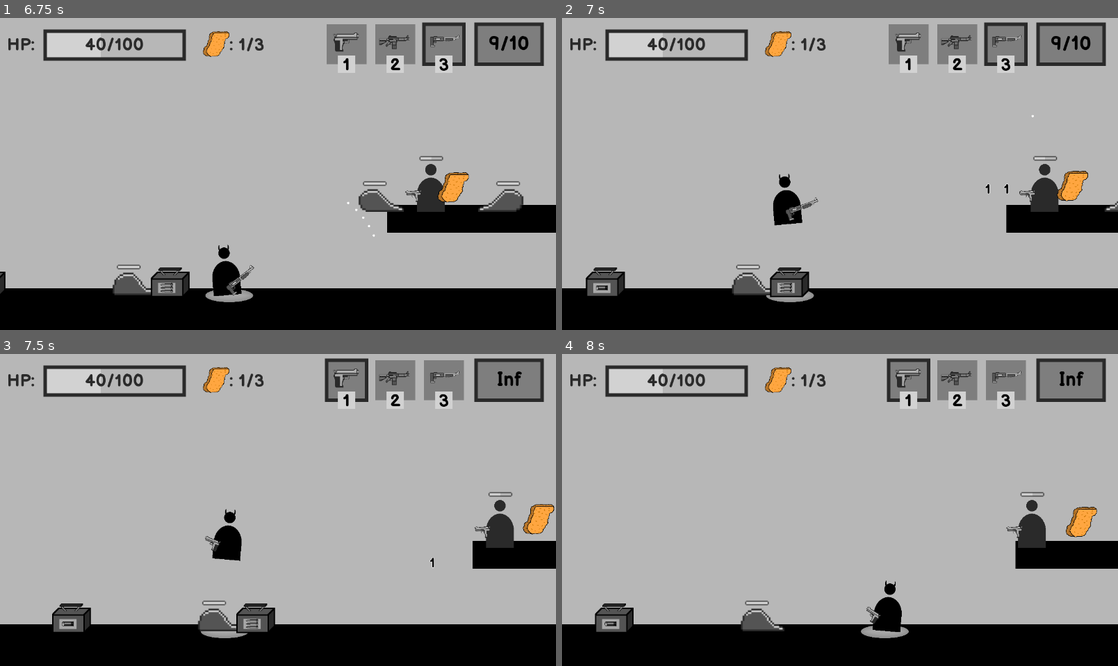
Above: before the commit, frames 1-4 (two rows, left to right).
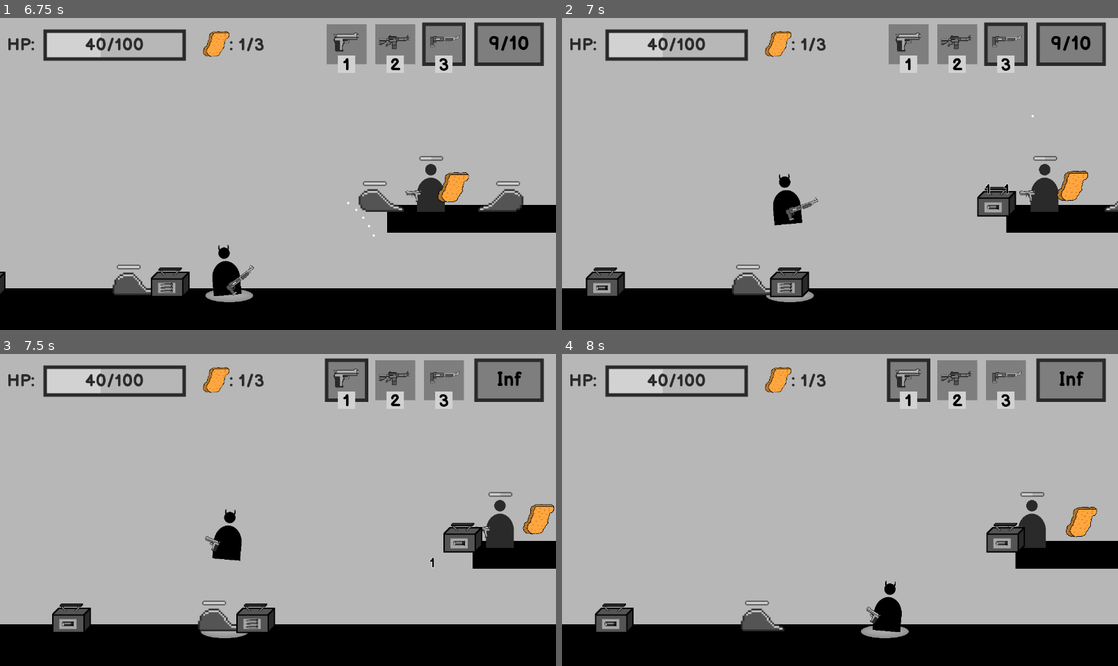
Above: after the commit, the same moments.

Repository: BesterCoder/nuggie-collector
Game: Godot game, scene res://levels/level_001.tscn
Same seed, same stepped clock (60 frames per second), same inputs: the game is played once before the commit and once after it.
Inputs (mouse positions are in pixels of both pictures, inside the frame that each line leads up to):
- Up to frame 1 (6.75 s): move the mouse to (400, 158) at 0.52 s; press the mouse at (400, 158) at 0.53 s; hold D (move_right) 0.53-2.03 s; tap W (jump) at 0.77, 1.52, 3.02, 3.77, 4.52, 6.02 s; move the mouse to (166, 189) at 1.27 s; release the mouse at (166, 189) at 1.28 s; tap 1 (select_pistol) at 1.35, 4.35 s; move the mouse to (333, 105) at 2.02 s; hold A (move_left) 2.03-2.78 s; tap 2 (select_rifle) at 2.1, 5.1 s; move the mouse to (250, 236) at 2.77 s; hold D (move_right) 2.78-4.28 s; tap 3 (select_shotgun) at 2.85, 5.85 s; move the mouse to (444, 220) at 3.52 s; press the mouse at (444, 220) at 3.53 s; move the mouse to (111, 127) at 4.27 s; release the mouse at (111, 127) at 4.28 s; hold A (move_left) 4.28-5.03 s; move the mouse to (305, 174) at 5.02 s; hold D (move_right) 5.03-5.78 s; move the mouse to (194, 96) at 5.77 s; hold A (move_left) from 5.78 s (still down); move the mouse to (400, 158) at 6.52 s; press the mouse at (400, 158) at 6.53 s
- Up to frame 2 (7 s): keep holding A (move_left); tap W (jump) at 6.77 s
- Up to frame 3 (7.5 s): move the mouse to (166, 525) at 7.27 s; release A (move_left) at 7.28 s; release the mouse at (166, 525) at 7.28 s; hold D (move_right) from 7.28 s (still down); tap 1 (select_pistol) at 7.35 s
- Up to frame 4 (8 s): keep holding D (move_right); tap W (jump) at 7.52 s

Frame 1 is identical in both runs. In frame 2, 0.5% of the frame differs, in the area x 74-82%, y 54-64%; in frame 3, 0.5%, in the area x 79-87%, y 54-64%; in frame 4, 0.5%.

Commit message:
Enemies now have an option to drop items
Items are, health, rifle ammo and shotgun ammo

Diff:
--- a/characters/enemies/EnemyBase.gd
+++ b/characters/enemies/EnemyBase.gd
@@ -3,6 +3,7 @@
 class_name EnemyBase
 
 enum {DIR_LEFT = -1, DIR_RIGHT = 1, DIR_NONE = 0}
+enum {DROP_NONE = 0, DROP_HEALTH = 1, DROP_RIFLE_AMMO = 2, DROP_SHOTGUN_AMMO = 3}
 
 var speed = 50
 var current_hp = -1
@@ -10,6 +11,7 @@
 var number_dir = -1
 var moved_amount: float = 0
 var explode_bullet = null
+var drop_item = null
 
 # export makes the variable modifiable in the scene editor
 export var direction = DIR_LEFT
@@ -19,6 +21,7 @@
 export var moving: bool = true
 export var damage_number: PackedScene
 export var explode: bool = false
+export var drop_type: int = DROP_NONE
 
 
 func _explode():
@@ -43,6 +46,11 @@
 	if current_hp == 0:
 		if explode:
 			_explode()
+		if drop_item != null:
+			var item = drop_item.instance()
+			item.initialize(global_position, drop_type)
+			get_tree().current_scene.call_deferred("add_child", item)
+
 		$HealthBar.get_node("ColorRect").rect_size.x = 0
 		queue_free()
 		return
@@ -58,6 +66,16 @@
 
 	if explode:
 		explode_bullet = load("res://characters/weapons/bullet/EnemyBullet.tscn")
+
+	match drop_type:
+		DROP_NONE:
+			drop_item = null
+		DROP_HEALTH:
+			drop_item = load("res://items/health/Health.tscn")
+		DROP_RIFLE_AMMO, DROP_SHOTGUN_AMMO:
+			drop_item = load("res://items/ammo/Ammo.tscn")
+		_:
+			push_error("EnemyBase.gd: Invalid drop_type: %d" % drop_type)
 
 	# Set the floor checker ray to left or right of the collision box
 	# depending on the enemy's direction
--- a/items/BaseItem.gd
+++ b/items/BaseItem.gd
@@ -4,5 +4,16 @@
 
 var yspeed = 100
 
+func initialize(pos: Vector2, item_type: int = 1):
+	self.global_position = pos
+	if item_type == 2:
+		set_ammo_as_rifle()
+	pass
+
 func _physics_process(delta):
 	self.global_position.y += (yspeed * delta)
+
+# Function for ammo item.
+# TODO: figure out cleaner way to do this
+func set_ammo_as_rifle():
+	pass
--- a/items/ammo/Ammo.gd
+++ b/items/ammo/Ammo.gd
@@ -24,6 +24,11 @@
 		_:
 			push_error("Invalid ammo type: " + ammo_type)
 
+func set_ammo_as_rifle():
+	ammo_type = TYPE_RIFLE
+	$RifleSprite.visible = true
+	$ShotgunSprite.visible = false
+	ammo_amount = 5
 
 
 func _on_body_entered(body):
--- a/levels/level_001.tscn
+++ b/levels/level_001.tscn
@@ -53,6 +53,7 @@
 [node name="EnemySlime2" parent="Enemies" instance=ExtResource( 5 )]
 position = Vector2( 1408, 176 )
 detects_cliffs = false
+drop_type = 3
 
 [node name="EnemySlime3" parent="Enemies" instance=ExtResource( 5 )]
 position = Vector2( 504, 352 )
@@ -60,6 +61,7 @@
 movement_range = 10
 moving = false
 explode = true
+drop_type = 1
 
 [node name="EnemySlime4" parent="Enemies" instance=ExtResource( 5 )]
 position = Vector2( 3744, 352 )
@@ -74,6 +76,7 @@
 position = Vector2( 1136, 184 )
 scale = Vector2( 0.25, 0.25 )
 explode = true
+drop_type = 2
 
 [node name="EnemyShooter2" parent="Enemies" instance=ExtResource( 9 )]
 position = Vector2( 3840, 48 )
